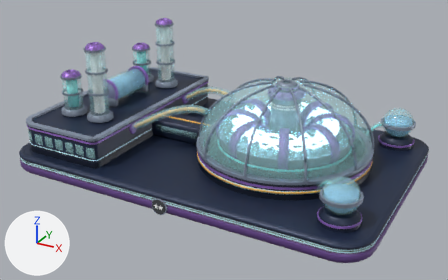
The FBX model SpaceStation/Assets/_Project/Art/Models/Modules/SM_Evo_FusionPlant.fbx as it was, and as the next commit left it.
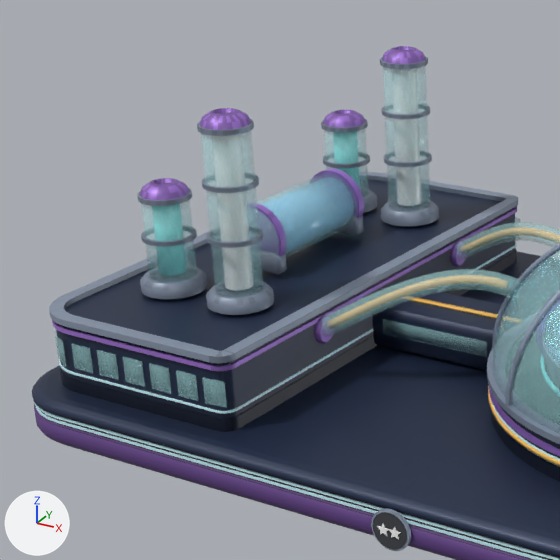
There are two pictures of each version: one whole from a 50 mm camera at (1.15, -4.43, 1.75) aimed at (-0.96, -0.6, -0.17), one close up on the part from 1% to 50% of the width and 0% to 78% of the height. The lights are fixed; the arrows at lower left show +X, +Y and +Z. The last two pictures show the newer version. Where no turn or scale is listed for an object, it has been applied to the vertices. Vertices at exactly the same position are counted once.

Objects in the first close-up: 'Emblem_Fx_FusionPlant', 'SMN_Evo_FusionPlant'.
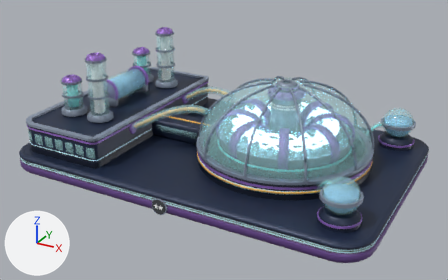
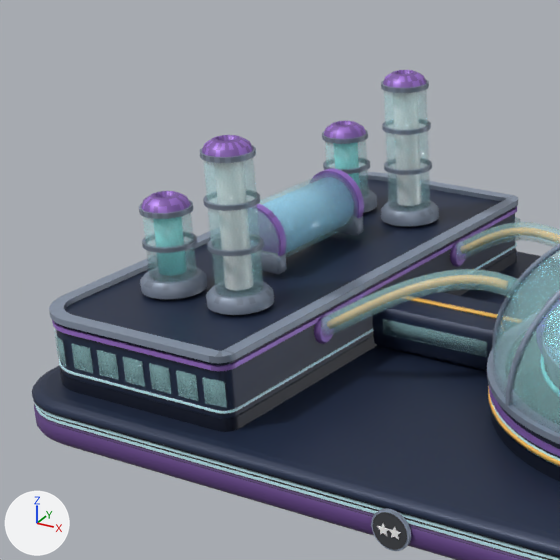
Location of each change, [x1, y1, x2, y2] in pixels of the close-ups (560 x 560 px; the box of a moved part takes in the faces that stretch with it):
'SMN_Evo_FusionPlant', reshaped: before [32, 46, 560, 560]; after [32, 70, 560, 560]
'Emblem_Fx_FusionPlant', reshaped: before [35, 66, 560, 560]; after [35, 89, 560, 560]
part 1 of me_smn_evo_fusionplant_003, moved or reshaped: before [384, 153, 432, 167]; after [384, 161, 432, 175]
part 2 of me_smn_evo_fusionplant_003, moved or reshaped: before [382, 106, 430, 119]; after [382, 121, 431, 135]
part 3 of me_smn_evo_fusionplant_003, moved or reshaped: before [380, 56, 428, 69]; after [381, 80, 429, 93]
part 4 of me_smn_evo_fusionplant_003, moved or reshaped: before [382, 46, 426, 64]; after [383, 70, 426, 88]
part 5 of me_smn_evo_fusionplant_003, moved or reshaped: before [323, 154, 370, 168]; after [323, 160, 370, 174]
part 6 of me_smn_evo_fusionplant_003, moved or reshaped: before [321, 118, 368, 133]; after [322, 130, 368, 144]
part 7 of me_smn_evo_fusionplant_003, moved or reshaped: before [323, 110, 365, 127]; after [324, 121, 366, 139]
part 8 of me_smn_evo_fusionplant_003, moved or reshaped: before [207, 228, 263, 248]; after [208, 237, 264, 256]
part 9 of me_smn_evo_fusionplant_003, moved or reshaped: before [202, 175, 259, 193]; after [203, 192, 260, 211]
part 10 of me_smn_evo_fusionplant_003, moved or reshaped: before [197, 119, 254, 136]; after [200, 145, 256, 163]
part 11 of me_smn_evo_fusionplant_003, moved or reshaped: before [200, 108, 251, 130]; after [202, 135, 253, 157]
part 12 of me_smn_evo_fusionplant_003, moved or reshaped: before [141, 228, 197, 247]; after [142, 234, 197, 253]
part 13 of me_smn_evo_fusionplant_003, moved or reshaped: before [137, 188, 192, 206]; after [139, 200, 193, 219]
part 14 of me_smn_evo_fusionplant_003, moved or reshaped: before [140, 178, 189, 200]; after [141, 191, 191, 213]
part 15 of me_emblem_fx_fusionplant_003, moved or reshaped: before [324, 66, 430, 211]; after [325, 89, 430, 211]
part 16 of me_emblem_fx_fusionplant_003, moved or reshaped: before [141, 131, 264, 297]; after [143, 158, 264, 297]

What changed in the scene script:
```text
Change me_smn_evo_fusionplant_003:
    remove me_smn_evo_fusionplant_003.from_pydata(...)  # 10940 vertices, 11478 faces; spans x -2.42..0.42, y -1.44..0.44, z -0.42..0.56
    add me_smn_evo_fusionplant_003.from_pydata(...)  # 10940 vertices, 11478 faces; spans x -2.42..0.42, y -1.44..0.44, z -0.42..0.48
    me_smn_evo_fusionplant_003 part 1: the loose piece of 128 vertices spanning x -1.93..-1.77, y -0.12..0.04, z 0.17..0.19 is moved by (0.0, 0.0, -0.03)
    me_smn_evo_fusionplant_003 part 2: the loose piece of 128 vertices spanning x -1.93..-1.77, y -0.12..0.04, z 0.34..0.36 is moved by (0.0, 0.0, -0.05)
    me_smn_evo_fusionplant_003 part 3: the loose piece of 128 vertices spanning x -1.93..-1.77, y -0.12..0.04, z 0.51..0.53 is moved by (0.0, 0.0, -0.08)
    me_smn_evo_fusionplant_003 part 4: the loose piece of 160 vertices spanning x -1.92..-1.78, y -0.11..0.03, z 0.52..0.56 is moved by (0.0, 0.0, -0.08)
    me_smn_evo_fusionplant_003 part 5: the loose piece of 128 vertices spanning x -2.19..-2.03, y -0.12..0.04, z 0.13..0.15 is moved by (0.0, 0.0, -0.02)
    me_smn_evo_fusionplant_003 part 6: the loose piece of 128 vertices spanning x -2.19..-2.03, y -0.12..0.04, z 0.26..0.28 is moved by (0.0, 0.0, -0.04)
    me_smn_evo_fusionplant_003 part 7: the loose piece of 160 vertices spanning x -2.18..-2.04, y -0.11..0.03, z 0.27..0.31 is moved by (0.0, 0.0, -0.04)
    me_smn_evo_fusionplant_003 part 8: the loose piece of 128 vertices spanning x -1.93..-1.77, y -1.04..-0.88, z 0.17..0.19 is moved by (0.0, 0.0, -0.03)
    me_smn_evo_fusionplant_003 part 9: the loose piece of 128 vertices spanning x -1.93..-1.77, y -1.04..-0.88, z 0.34..0.36 is moved by (0.0, 0.0, -0.05)
    me_smn_evo_fusionplant_003 part 10: the loose piece of 128 vertices spanning x -1.93..-1.77, y -1.04..-0.88, z 0.51..0.53 is moved by (0.0, 0.0, -0.08)
    me_smn_evo_fusionplant_003 part 11: the loose piece of 160 vertices spanning x -1.92..-1.78, y -1.03..-0.89, z 0.52..0.56 is moved by (0.0, 0.0, -0.08)
    me_smn_evo_fusionplant_003 part 12: the loose piece of 128 vertices spanning x -2.19..-2.03, y -1.04..-0.88, z 0.13..0.15 is moved by (0.0, 0.0, -0.02)
    me_smn_evo_fusionplant_003 part 13: the loose piece of 128 vertices spanning x -2.19..-2.03, y -1.04..-0.88, z 0.26..0.28 is moved by (0.0, 0.0, -0.04)
    me_smn_evo_fusionplant_003 part 14: the loose piece of 160 vertices spanning x -2.18..-2.04, y -1.03..-0.89, z 0.27..0.31 is moved by (0.0, 0.0, -0.04)
Change me_emblem_fx_fusionplant_003:
    remove me_emblem_fx_fusionplant_003.from_pydata(...)  # 10039 vertices, 10784 faces; spans x -2.42..0.42, y -1.44..0.44, z -0.36..0.52
    add me_emblem_fx_fusionplant_003.from_pydata(...)  # 10039 vertices, 10784 faces; spans x -2.42..0.42, y -1.44..0.44, z -0.36..0.44
    me_emblem_fx_fusionplant_003 part 15
    2 vertices are removed from x -1.85..-1.81, y -0.06..0.03, z 0.5..0.51
    31 faces are deleted
    54 vertices in x -1.92..-1.78, y -0.11..0.03, z 0.5..0.51 move by (0.0, 0.0, -0.07)
    31 vertices in x -2.15..-2.07, y -0.11..0.0, z 0.25..0.26 move by (0.0, 0.0, -0.03)
    25 vertices in x -2.18..-2.04, y -0.09..0.03, z 0.26 move by (0.0, 0.0, -0.04)
    2 vertices are added at (-1.85, 0.03, 0.44), (-1.81, -0.06, 0.43)
    14 new faces join them, mat_fx_evoglassteal (cyan #bcf3f7)
    17 new faces join them, mat_fx_fluorwhite (white #ffffff)
    me_emblem_fx_fusionplant_003 part 16
    56 vertices in x -1.92..-1.78, y -1.03..-0.89, z 0.51..0.52 move by (0.0, 0.0, -0.08)
    56 vertices in x -2.18..-2.04, y -1.03..-0.89, z 0.26..0.27 move by (0.0, 0.0, -0.04)
```
